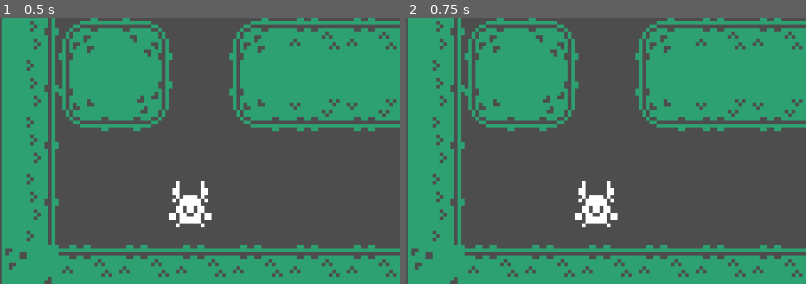
Above: before the commit, frames 1-2 (left to right).
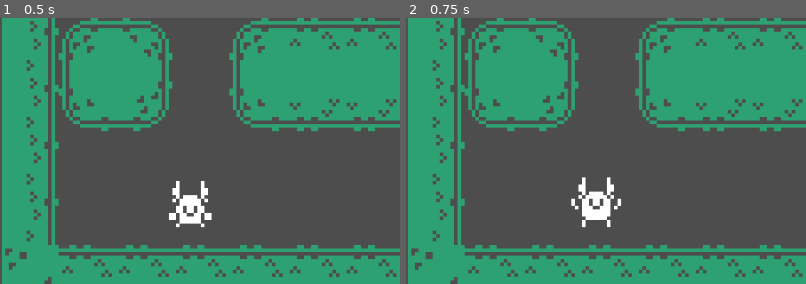
Above: after the commit, the same moments.

Repository: dvarrui/taller-godot
Game: Godot game, scene res://levels/level1/level1.tscn
Two runs of this game, one before a commit and one after it. Both use one fixed random seed, a clock stepped at 60 frames per second and the inputs below.
Inputs:
- Up to frame 1 (0.5 s): no input
- Up to frame 2 (0.75 s): tap Enter at 0.5 s
The pictures show only the part of the screen within x 0-50%, y 50-100%; the shares and areas given below are measured in that part.

Frame 1 is identical in both runs. In frame 2, 0.8% of the frame differs, in the area x 41-54%, y 59-78%.

Commit message:
feat: player anim

Diff:
--- a/t02.platform/actor/player/player.tscn
+++ b/t02.platform/actor/player/player.tscn
@@ -5,13 +5,116 @@
 [sub_resource type="RectangleShape2D" id="RectangleShape2D_wy78e"]
 size = Vector2(12, 14)
 
+[sub_resource type="AtlasTexture" id="AtlasTexture_ll7f1"]
+atlas = ExtResource("1_wy78e")
+region = Rect2(96, 208, 16, 16)
+
+[sub_resource type="AtlasTexture" id="AtlasTexture_jqpk3"]
+atlas = ExtResource("1_wy78e")
+region = Rect2(80, 208, 16, 16)
+
+[sub_resource type="AtlasTexture" id="AtlasTexture_wy78e"]
+atlas = ExtResource("1_wy78e")
+region = Rect2(0, 208, 16, 16)
+
+[sub_resource type="AtlasTexture" id="AtlasTexture_7gqxp"]
+atlas = ExtResource("1_wy78e")
+region = Rect2(80, 208, 16, 16)
+
+[sub_resource type="AtlasTexture" id="AtlasTexture_g32og"]
+atlas = ExtResource("1_wy78e")
+region = Rect2(64, 208, 16, 16)
+
+[sub_resource type="AtlasTexture" id="AtlasTexture_778ba"]
+atlas = ExtResource("1_wy78e")
+region = Rect2(16, 208, 16, 16)
+
+[sub_resource type="AtlasTexture" id="AtlasTexture_p11if"]
+atlas = ExtResource("1_wy78e")
+region = Rect2(32, 208, 16, 16)
+
+[sub_resource type="AtlasTexture" id="AtlasTexture_18x1v"]
+atlas = ExtResource("1_wy78e")
+region = Rect2(48, 208, 16, 16)
+
+[sub_resource type="AtlasTexture" id="AtlasTexture_4rij8"]
+atlas = ExtResource("1_wy78e")
+region = Rect2(16, 208, 16, 16)
+
+[sub_resource type="AtlasTexture" id="AtlasTexture_edf6h"]
+atlas = ExtResource("1_wy78e")
+region = Rect2(32, 208, 16, 16)
+
+[sub_resource type="SpriteFrames" id="SpriteFrames_ll7f1"]
+animations = [{
+"frames": [{
+"duration": 1.0,
+"texture": SubResource("AtlasTexture_ll7f1")
+}],
+"loop": true,
+"name": &"dead",
+"speed": 5.0
+}, {
+"frames": [{
+"duration": 1.0,
+"texture": SubResource("AtlasTexture_jqpk3")
+}],
+"loop": true,
+"name": &"fall",
+"speed": 5.0
+}, {
+"frames": [{
+"duration": 3.0,
+"texture": SubResource("AtlasTexture_wy78e")
+}, {
+"duration": 1.0,
+"texture": SubResource("AtlasTexture_7gqxp")
+}],
+"loop": true,
+"name": &"idle",
+"speed": 5.0
+}, {
+"frames": [{
+"duration": 1.0,
+"texture": SubResource("AtlasTexture_g32og")
+}],
+"loop": true,
+"name": &"jump",
+"speed": 5.0
+}, {
+"frames": [{
+"duration": 1.0,
+"texture": SubResource("AtlasTexture_778ba")
+}, {
+"duration": 1.0,
+"texture": SubResource("AtlasTexture_p11if")
+}, {
+"duration": 1.0,
+"texture": SubResource("AtlasTexture_18x1v")
+}],
+"loop": true,
+"name": &"run",
+"speed": 5.0
+}, {
+"frames": [{
+"duration": 1.0,
+"texture": SubResource("AtlasTexture_4rij8")
+}, {
+"duration": 1.0,
+"texture": SubResource("AtlasTexture_edf6h")
+}],
+"loop": true,
+"name": &"walk",
+"speed": 5.0
+}]
+
 [node name="player" type="CharacterBody2D" unique_id=1625735371]
-
-[node name="sprite" type="Sprite2D" parent="." unique_id=215230826]
-texture = ExtResource("1_wy78e")
-region_enabled = true
-region_rect = Rect2(0, 208, 16, 16)
 
 [node name="shape" type="CollisionShape2D" parent="." unique_id=1895829660]
 position = Vector2(0, 1)
 shape = SubResource("RectangleShape2D_wy78e")
+
+[node name="sprite" type="AnimatedSprite2D" parent="." unique_id=2064911457]
+sprite_frames = SubResource("SpriteFrames_ll7f1")
+animation = &"idle"
+autoplay = "idle"
